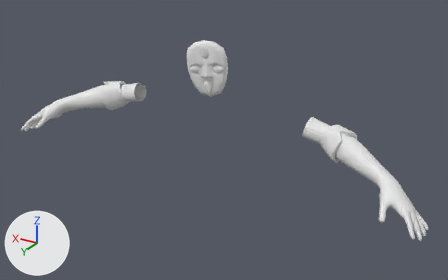
The Blender file Mhmd/Blender/Character/1st Person/Girl/Hands.blend as it was, and as the next commit left it.
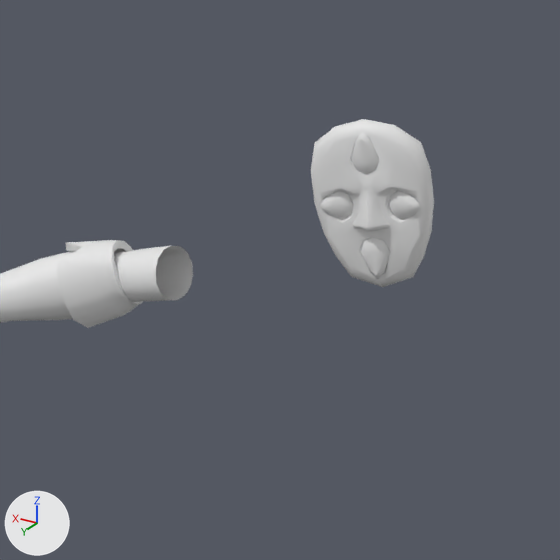
Each version appears first whole from a camera (50 mm lens) standing at (-1.025, 1.685, 0.647) and looking at (-0.052, 0.063, -0.164), and next in a close-up on the part from 18% to 60% of the width and 0% to 67% of the height. Every picture has the same lights, and +X, +Y and +Z are marked at lower left.

In view in the first close-up: '4.003', '4.004', '4.005', '4.006', '4.007', 'merc_body.002'.
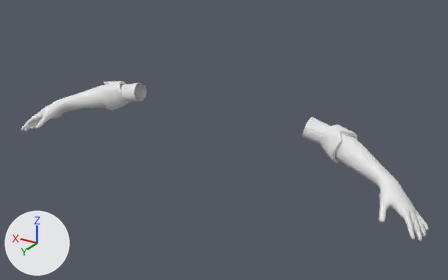
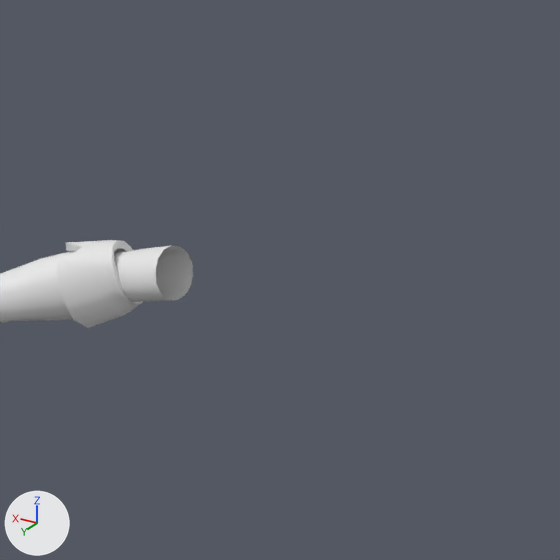
Pixel boxes [x1, y1, x2, y2] of what changed, in the close-ups (560 x 560 px):
'4.003', hidden
    before: [311, 119, 434, 287]
'4.007', hidden
    before: [361, 237, 390, 279]
'4.004', hidden
    before: [351, 132, 379, 174]
'4.005', hidden
    before: [320, 191, 354, 219]
'4.006', hidden
    before: [389, 191, 420, 219]

What changed in the scene script:
```text
Change ob_4_003:
    ob_4_003.location: (0.0, 0.0, 0.0) -> (0.667, 0.156, -0.208)
    ob_4_003.rotation_euler: (0.0, 0.0, 0.0) -> (-1.144, 0.488, 0.464)  # degrees (0, 0, 0) -> degrees (-66, 28, 27)
    add ob_4_003.hide_set(True)
Change ob_4_004:
    ob_4_004.location: (0.0, 0.0, 0.0) -> (0.667, 0.156, -0.208)
    ob_4_004.rotation_euler: (0.0, 0.0, 0.0) -> (-1.144, 0.488, 0.464)  # degrees (0, 0, 0) -> degrees (-66, 28, 27)
    add ob_4_004.hide_set(True)
Change ob_4_005:
    ob_4_005.location: (0.0, 0.0, 0.0) -> (0.667, 0.156, -0.208)
    ob_4_005.rotation_euler: (0.0, 0.0, 0.0) -> (-1.144, 0.488, 0.464)  # degrees (0, 0, 0) -> degrees (-66, 28, 27)
    add ob_4_005.hide_set(True)
Change ob_4_006:
    ob_4_006.location: (0.0, 0.0, 0.0) -> (0.667, 0.156, -0.208)
    ob_4_006.rotation_euler: (0.0, 0.0, 0.0) -> (-1.144, 0.488, 0.464)  # degrees (0, 0, 0) -> degrees (-66, 28, 27)
    add ob_4_006.hide_set(True)
Change ob_4_007:
    ob_4_007.location: (0.0, 0.0, 0.0) -> (0.667, 0.156, -0.208)
    ob_4_007.rotation_euler: (0.0, 0.0, 0.0) -> (-1.144, 0.488, 0.464)  # degrees (0, 0, 0) -> degrees (-66, 28, 27)
    add ob_4_007.hide_set(True)
```
